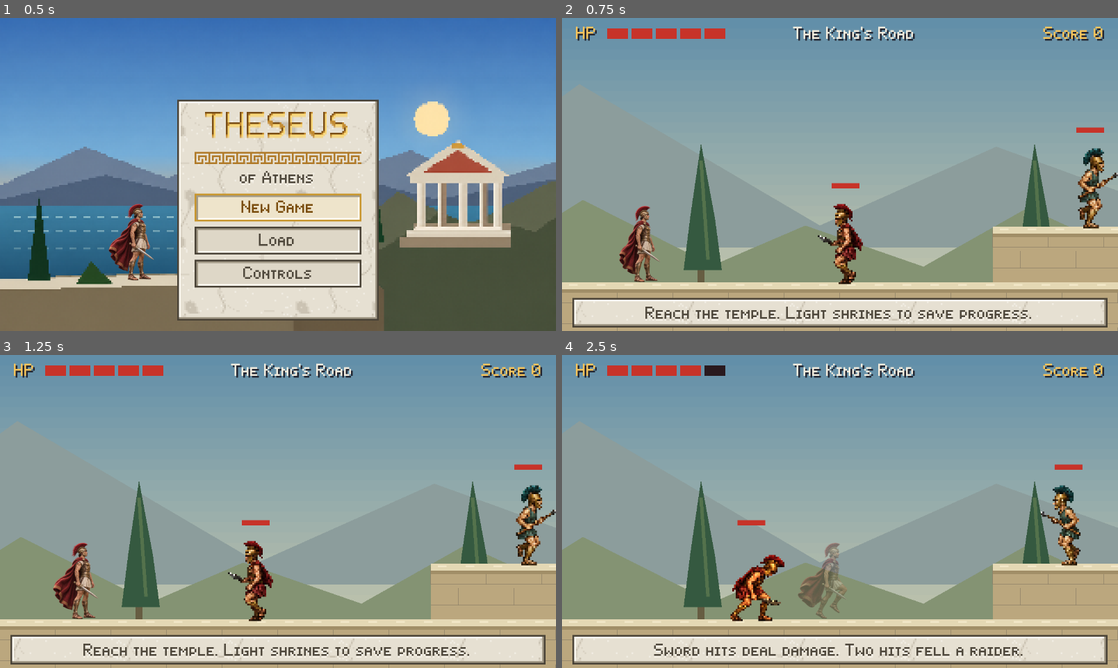
Above: before the commit, frames 1-4 (two rows, left to right).
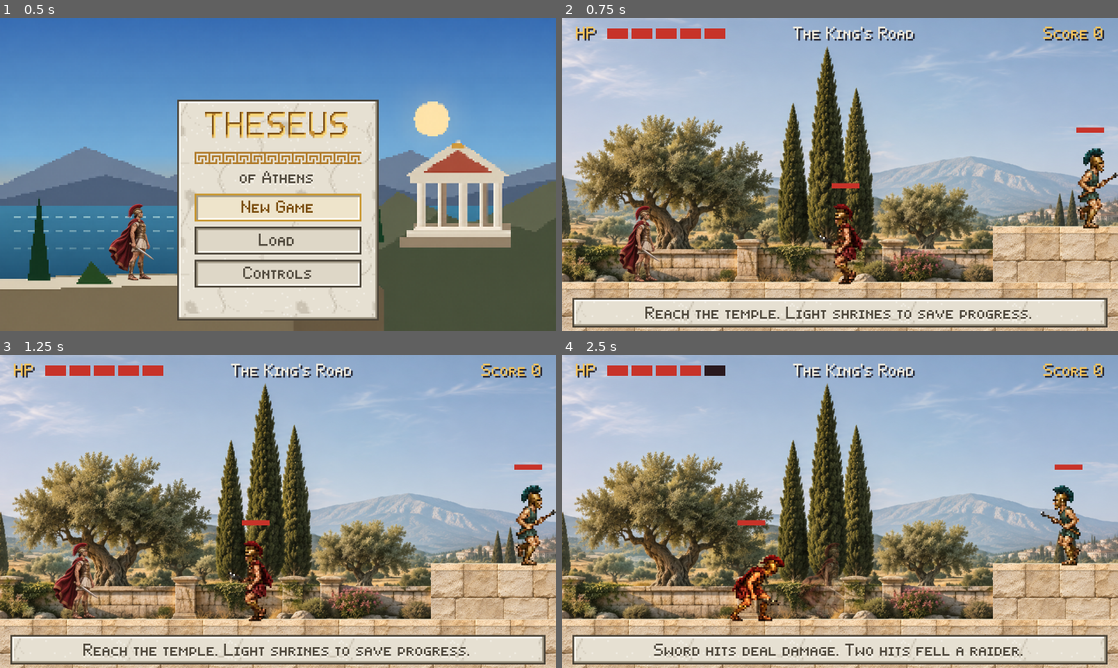
Above: after the commit, the same moments.

Repository: christsantiris/Theseus
Game: Godot game, scene res://scenes/main/main.tscn
The game is run twice, just before and just after one commit, with the same random seed, the same clock (stepped at 60 frames per second) and the same inputs. Sound files missing from this copy of the repository are replaced by a short silence.
Inputs:
- Up to frame 1 (0.5 s): no input
- Up to frame 2 (0.75 s): click "New Game" at 0.5 s
- Up to frame 3 (1.25 s): no input
- Up to frame 4 (2.5 s): tap Enter at 1.25 s; hold D (move_right) from 1.28 s (still down); tap Space (attack) at 1.35 s; tap Up (jump) at 1.52, 2.27 s; tap Down (duck) at 2.1 s

Frame 1 is identical in both runs. In frame 2, 81% of the frame differs, in the area x 0-100%, y 0-100%; in frame 3, 81%; in frame 4, 82%.

Commit message:
Use cincematic graphics for level 1 background

Diff:
--- /dev/null
+++ b/resources/shaders/landscape_blend.gdshader
@@ -0,0 +1,19 @@
+shader_type canvas_item;
+
+uniform bool blend_left = false;
+uniform float feather_width : hint_range(0.001, 0.5) = 0.142857;
+uniform float sky_feather_width : hint_range(0.001, 0.5) = 0.166667;
+uniform float panel_row = 0.0;
+
+void fragment() {
+	vec4 landscape = texture(TEXTURE, UV);
+	if (blend_left) {
+		// Atlas rows share the same sky/architecture division. Dissolve the
+		// sky broadly while keeping architectural edges crisp below it.
+		float local_y = UV.y * 2.0 - panel_row;
+		float blend_width = mix(sky_feather_width, feather_width,
+			smoothstep(0.25, 0.42, local_y));
+		landscape.a *= smoothstep(0.0, blend_width, UV.x);
+	}
+	COLOR = landscape;
+}
--- a/scenes/levels/level_1.tscn
+++ b/scenes/levels/level_1.tscn
@@ -3,7 +3,7 @@
 [ext_resource type="Script" path="res://scenes/levels/level_1.gd" id="1_level"]
 [ext_resource type="PackedScene" path="res://scenes/player/player.tscn" id="2_player"]
 [ext_resource type="PackedScene" path="res://scenes/ui/hud.tscn" id="3_hud"]
-[ext_resource type="Script" path="res://scenes/levels/level_geometry.gd" id="4_geometry"]
+[ext_resource type="Script" path="res://scenes/levels/level_1_geometry.gd" id="4_geometry"]
 
 [node name="Level1" type="Node2D"]
 script = ExtResource("1_level")
--- /dev/null
+++ b/scenes/levels/level_1_geometry.gd
@@ -0,0 +1,90 @@
+@tool
+extends "res://scenes/levels/level_geometry.gd"
+
+const PANORAMA_SHEETS := [
+	preload("res://assets/art/backgrounds/level_1/kings_road.png"),
+	preload("res://assets/art/backgrounds/level_1/broken_colonnade.png"),
+	preload("res://assets/art/backgrounds/level_1/olive_terraces.png"),
+	preload("res://assets/art/backgrounds/level_1/ruined_aqueduct.png"),
+	preload("res://assets/art/backgrounds/level_1/temple_approach.png"),
+]
+const WALL := preload("res://assets/art/backgrounds/level_1/limestone_wall.png")
+const WAYSTONE := preload("res://assets/art/backgrounds/level_1/waystone.png")
+const BLEND := preload("res://resources/shaders/landscape_blend.gdshader")
+const TEMPLE := preload("res://scenes/levels/level_1_temple.gd")
+const PANEL_WIDTH := 480.0
+const OVERLAP := 48.0
+const FEATHER_WIDTH := 12.0
+const MATERIAL_DENSITY := 16.0
+
+
+func _ready() -> void:
+	# Keep every original collision body, surface height and node name.
+	super()
+	texture_filter = CanvasItem.TEXTURE_FILTER_LINEAR
+	texture_repeat = CanvasItem.TEXTURE_REPEAT_ENABLED
+	_build_landscape()
+	if not Engine.is_editor_hint():
+		call_deferred("_decorate_temple")
+
+
+func _build_landscape() -> void:
+	# Each section sheet contains west/east panoramas stacked vertically.
+	for index in PANORAMA_SHEETS.size() * 2:
+		var sheet: Texture2D = PANORAMA_SHEETS[index / 2]
+		var image := AtlasTexture.new()
+		image.atlas = sheet
+		image.region = Rect2(0, (index % 2) * sheet.get_height() / 2, sheet.get_width(), sheet.get_height() / 2)
+		var panorama := Sprite2D.new()
+		panorama.name = "Landscape%d" % index
+		panorama.texture = image
+		panorama.centered = false
+		panorama.texture_repeat = CanvasItem.TEXTURE_REPEAT_DISABLED
+		var scale_factor := (PANEL_WIDTH + OVERLAP * 2.0) / image.get_width()
+		panorama.scale = Vector2.ONE * scale_factor
+		panorama.position = Vector2(index * PANEL_WIDTH - OVERLAP, 180.0 - image.get_height() * scale_factor)
+		panorama.z_index = -1
+		var material := ShaderMaterial.new()
+		material.shader = BLEND
+		material.set_shader_parameter("blend_left", index > 0)
+		# A short edge fade keeps columns and arches visually solid at joins.
+		material.set_shader_parameter("feather_width", FEATHER_WIDTH / (PANEL_WIDTH + OVERLAP * 2.0))
+		material.set_shader_parameter("sky_feather_width", OVERLAP * 2.0 / (PANEL_WIDTH + OVERLAP * 2.0))
+		material.set_shader_parameter("panel_row", float(index % 2))
+		panorama.material = material
+		add_child(panorama)
+
+
+func _decorate_temple() -> void:
+	var gate := get_parent().get_node_or_null("TempleGate") as Node2D
+	if gate == null:
+		return
+	# self_modulate hides only the old facade; the replacement child stays visible.
+	# Gate collision, unlocking, entry movement and completion remain on the gate.
+	gate.self_modulate.a = 0.0
+	var facade := Node2D.new()
+	facade.name = "CinematicFacade"
+	facade.set_script(TEMPLE)
+	gate.add_child(facade)
+
+
+func _draw() -> void:
+	_draw_masonry(Rect2(0, Layout.FLOOR_Y, Layout.WIDTH, 64))
+	for platform: Rect2 in Layout.PLATFORMS:
+		_draw_masonry(platform)
+	for x in [624, 944, 1856, 2272, 2832, 3744, 4576]:
+		draw_texture_rect(WAYSTONE, Rect2(x - 9, 131, 18, 21), false)
+
+
+func _draw_masonry(rectangle: Rect2) -> void:
+	# Render detailed stone at source resolution while retaining exact flat ledges.
+	draw_set_transform(rectangle.position, 0.0, Vector2.ONE / MATERIAL_DENSITY)
+	draw_texture_rect(WALL, Rect2(Vector2.ZERO, rectangle.size * MATERIAL_DENSITY), true)
+	draw_set_transform(Vector2.ZERO)
+	var x := rectangle.position.x
+	while x < rectangle.end.x:
+		var width := minf(WALL.get_width() / MATERIAL_DENSITY, rectangle.end.x - x)
+		draw_texture_rect_region(WALL, Rect2(x, rectangle.position.y, width, 4), Rect2(0, 96, width * MATERIAL_DENSITY, 64), Color(1.12, 1.10, 1.06))
+		x += width
+	draw_line(rectangle.position, Vector2(rectangle.end.x, rectangle.position.y), Color("f0e5ca"), 0.35, true)
+	draw_line(rectangle.position + Vector2(0, 4), Vector2(rectangle.end.x, rectangle.position.y + 4), Color(0.28, 0.23, 0.16, 0.35), 0.45, true)
--- /dev/null
+++ b/scenes/levels/level_1_temple.gd
@@ -0,0 +1,37 @@
+@tool
+extends Node2D
+
+const ART := preload("res://assets/art/backgrounds/level_1/temple_gate.png")
+var _last_unlocked := false
+
+
+func _ready() -> void:
+	texture_filter = CanvasItem.TEXTURE_FILTER_LINEAR
+	process_mode = Node.PROCESS_MODE_ALWAYS
+	queue_redraw()
+
+
+func _process(_delta: float) -> void:
+	var unlocked := bool(get_parent().get("unlocked"))
+	if unlocked != _last_unlocked:
+		_last_unlocked = unlocked
+		queue_redraw()
+
+
+func _draw() -> void:
+	draw_texture_rect(ART, Rect2(-48, -118, 96, 118), false)
+	var unlocked := bool(get_parent().get("unlocked"))
+	if not unlocked:
+		for x in range(-8, 9, 4):
+			_bronze(Rect2(x, -72, 2, 56))
+		_bronze(Rect2(-10, -52, 20, 3))
+		_bronze(Rect2(-10, -32, 20, 3))
+	else:
+		_bronze(Rect2(-12, -72, 3, 56))
+		_bronze(Rect2(9, -72, 3, 56))
+
+
+func _bronze(rectangle: Rect2) -> void:
+	draw_rect(rectangle, Color("79532d"))
+	draw_rect(Rect2(rectangle.position + Vector2(0.25, 0.1), rectangle.size - Vector2(0.65, 0.2)), Color("b99251"))
+	draw_line(rectangle.position + Vector2(0.25, 0.1), Vector2(rectangle.position.x + 0.25, rectangle.end.y - 0.1), Color("dcc38a"), 0.3, true)
--- /dev/null
+++ b/tests/level_1_scenery.gd
@@ -0,0 +1,92 @@
+extends SceneTree
+
+const Layout := preload("res://scenes/levels/level_1_layout.gd")
+var failures: Array[String] = []
+var level: Node
+
+
+func _initialize() -> void:
+	call_deferred("_run")
+
+
+func _expect(value: bool, message: String) -> void:
+	if not value:
+		failures.append(message)
+		push_error(message)
+
+
+func _frames(count: int = 3) -> void:
+	for tick in count:
+		await process_frame
+
+
+func _load_level(number: int) -> void:
+	paused = false
+	if is_instance_valid(level):
+		_stop_audio(level)
+		level.free()
+	root.get_node("LevelRun").begin_level(number)
+	level = load("res://scenes/levels/level_%d.tscn" % number).instantiate()
+	root.add_child(level)
+	current_scene = level
+	level.player.set_physics_process(false)
+	await _frames()
+
+
+func _run() -> void:
+	await _load_level(1)
+	var world := level.get_node("World")
+	var landscapes: Array[Sprite2D] = []
+	for child in world.get_children():
+		if child is Sprite2D:
+			landscapes.append(child)
+	_expect(landscapes.size() == 10, "Five sections each have west/east cinematic panoramas")
+	# Every visible slice of the fifteen-screen route has background coverage,
+	# including the top edge, ground line, and overlapping section transitions.
+	for x in range(0, Layout.WIDTH, 16):
+		for y in [0.0, 76.0, 151.0]:
+			var covered := false
+			for panorama in landscapes:
+				var rectangle := Rect2(panorama.position, panorama.texture.get_size() * panorama.scale)
+				if rectangle.has_point(Vector2(x, y)):
+					covered = true
+					break
+			_expect(covered, "Cinematic background covers route at %d, %d" % [x, y])
+	for panorama in landscapes:
+		_expect(panorama.z_index < 0, "Background is behind the solid walkable surfaces")
+		_expect(panorama.texture.get_width() >= 2000, "Panorama retains cinematic source detail")
+		_expect(is_equal_approx(panorama.texture.get_width() / float(panorama.texture.get_height()), 3.0), "Panorama keeps its natural 3:1 aspect ratio")
+	for index in Layout.PLATFORMS.size():
+		var body := world.get_node("Terrace%d" % index) as StaticBody2D
+		var collision := body.get_child(0) as CollisionShape2D
+		var rectangle := Rect2(body.position - collision.shape.size * 0.5, collision.shape.size)
+		_expect(rectangle == Layout.PLATFORMS[index], "Cinematic terrace %d keeps its exact collision rectangle" % index)
+	var gate := level.get_node("TempleGate") as Node2D
+	var facade := gate.get_node_or_null("CinematicFacade")
+	_expect(facade != null and gate.self_modulate.a == 0, "Level 1 replaces the original exit facade")
+	gate.unlock()
+	paused = true
+	await _frames()
+	_expect(facade._last_unlocked and gate.get_node("Barrier/CollisionShape2D").disabled, "Cinematic gate updates its open state during the paused entry sequence")
+	# The base level is inherited by every later level; its new art must not leak
+	# into their scenery, gate visuals or collision construction.
+	for number in [2, 3, 4, 5]:
+		await _load_level(number)
+		var later_world := level.get_node("World")
+		_expect(later_world.get_script().resource_path != "res://scenes/levels/level_1_geometry.gd", "Level %d keeps its existing renderer" % number)
+		var later_gate := level.get_node("TempleGate") as Node2D
+		_expect(later_gate.self_modulate.a == 1 and not later_gate.has_node("CinematicFacade"), "Level %d keeps its existing temple facade" % number)
+	paused = false
+	_stop_audio(root)
+	OS.delay_msec(150)
+	if failures.is_empty():
+		print("PASS: ten detailed panoramas, full-route coverage, natural aspect ratios, original terrace collisions, cinematic gate state, and Levels 2–5 art isolation.")
+	quit(0 if failures.is_empty() else 1)
+
+
+func _stop_audio(node: Node) -> void:
+	for child in node.get_children():
+		_stop_audio(child)
+	if node is AudioStreamPlayer:
+		node.stop()
+		node.stream = null
Binary file added: assets/art/backgrounds/level_1/broken_colonnade.png
Not shown, added: assets/art/backgrounds/level_1/broken_colonnade.png.import
Binary file added: assets/art/backgrounds/level_1/kings_road.png
Not shown, added: assets/art/backgrounds/level_1/kings_road.png.import
Binary file added: assets/art/backgrounds/level_1/limestone_wall.png
Not shown, added: assets/art/backgrounds/level_1/limestone_wall.png.import
Binary file added: assets/art/backgrounds/level_1/olive_terraces.png
Not shown, added: assets/art/backgrounds/level_1/olive_terraces.png.import
Binary file added: assets/art/backgrounds/level_1/ruined_aqueduct.png
Not shown, added: assets/art/backgrounds/level_1/ruined_aqueduct.png.import
Binary file added: assets/art/backgrounds/level_1/temple_approach.png
Not shown, added: assets/art/backgrounds/level_1/temple_approach.png.import
(and 13 more such lines)
